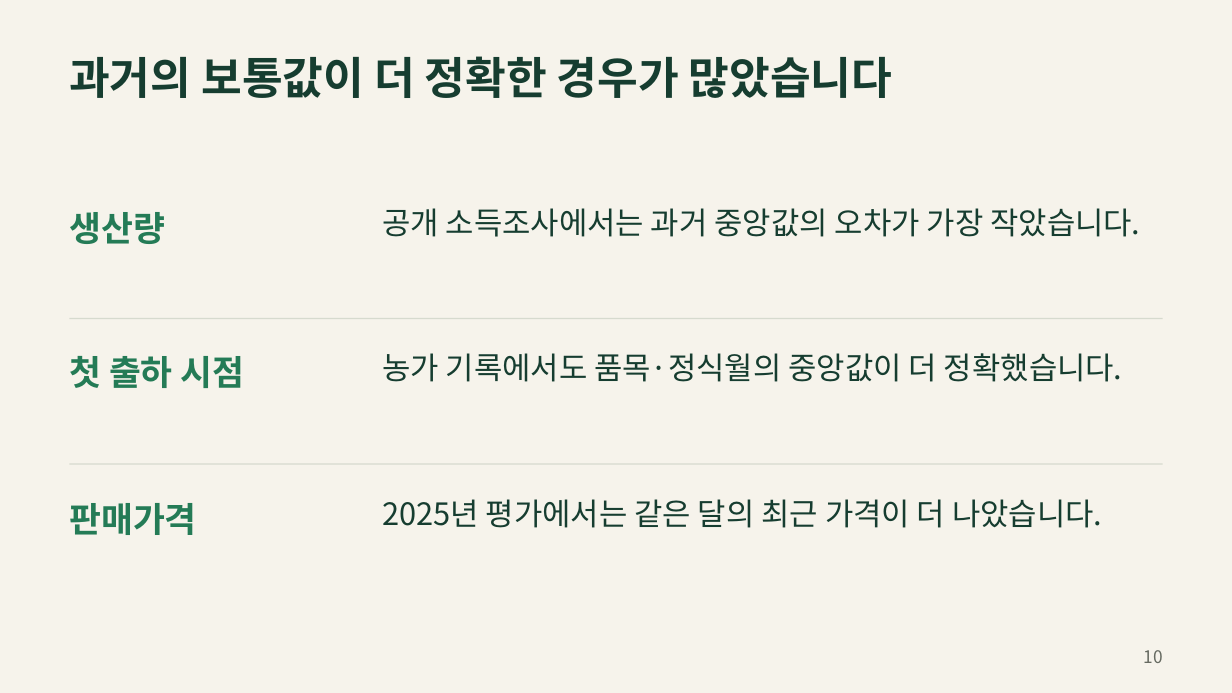
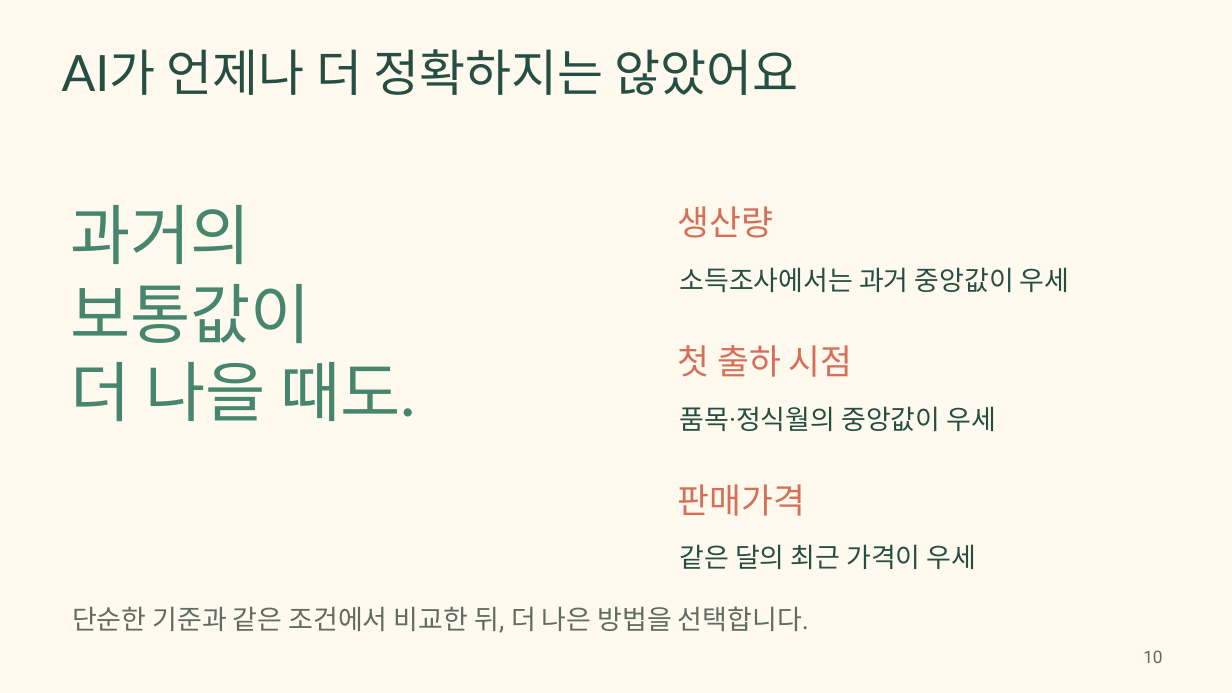
Before and after one commit to jinuk0211/smartfarm-adoption, a slide deck: slide 10 of presentation/smartfarm_proposal.pptx. Drawn at 1232x693 pixels with LibreOffice and Linux fonts; fonts in the diff are those of the drawing. Boxes give left, top, right and bottom in pixels: in the first picture for what was removed or moved away, otherwise in the second. Text is boxed around its words. In the diff, an @@ line names an element or a change of style, - is before the commit and + after.

```diff
--- a/presentation/smartfarm_proposal.pptx
+++ b/presentation/smartfarm_proposal.pptx
@@ background #F6F3EB to #FFF9EE @@
@@ text at [62,49,799,95]: text changed; size 34.5 to 39 pt; font Noto Sans CJK KR to Lato; text colour #163D30 to #254F43; bold off @@
-과거의 보통값이 더 정확한 경우가 많았습니다
+AI가 언제나 더 정확하지는 않았어요
@@ text added at [70,205,416,421], 51 pt, text #46856E @@
+과거의
+보통값이
+더 나을 때도.
@@ text "생산량": place and size @@
-text "생산량" at [69,212,165,244]
+text "생산량" at [678,206,774,238]
@@ text at [679,267,1070,293]: text changed; size 24 to 21 pt; font Noto Sans CJK KR to Roboto; text colour #163D30 to #254F43 @@
-공개 소득조사에서는 과거 중앙값의 오차가 가장 작았습니다.
+소득조사에서는 과거 중앙값이 우세
@@ line removed from (69, 319) to (1163, 319) @@
@@ text "첫 출하 시점": place and size @@
-text "첫 출하 시점" at [69,356,245,388]
+text "첫 출하 시점" at [678,345,853,377]
@@ text at [679,406,997,431]: text changed; size 24 to 21 pt; font Noto Sans CJK KR to Roboto; text colour #163D30 to #254F43 @@
-농가 기록에서도 품목·정식월의 중앙값이 더 정확했습니다.
+품목·정식월의 중앙값이 우세
@@ line removed from (69, 464) to (1163, 464) @@
@@ font Noto Sans CJK KR to Lato, text colour #247B56 to #D66F58, bold off in 3 elements at [678,345,853,377], [678,206,774,238], [678,484,806,516] @@
@@ text "판매가격": place and size @@
-text "판매가격" at [69,503,197,535]
+text "판매가격" at [678,484,806,516]
@@ text added at [679,544,977,569], 21 pt, text #254F43 @@
+같은 달의 최근 가격이 우세
@@ text at [72,606,809,633]: text changed; size 24 to 21 pt; font Noto Sans CJK KR to Roboto; text colour #163D30 to #5F6C61 @@
-2025년 평가에서는 같은 달의 최근 가격이 더 나았습니다.
+단순한 기준과 같은 조건에서 비교한 뒤, 더 나은 방법을 선택합니다.
@@ text "10" at [1143,650,1162,663]: font Noto Sans CJK KR to Roboto, text colour #666A61 to #5F6C61 @@
```
Also in this commit, not shown: 27 other slides changed, 20 other files.
